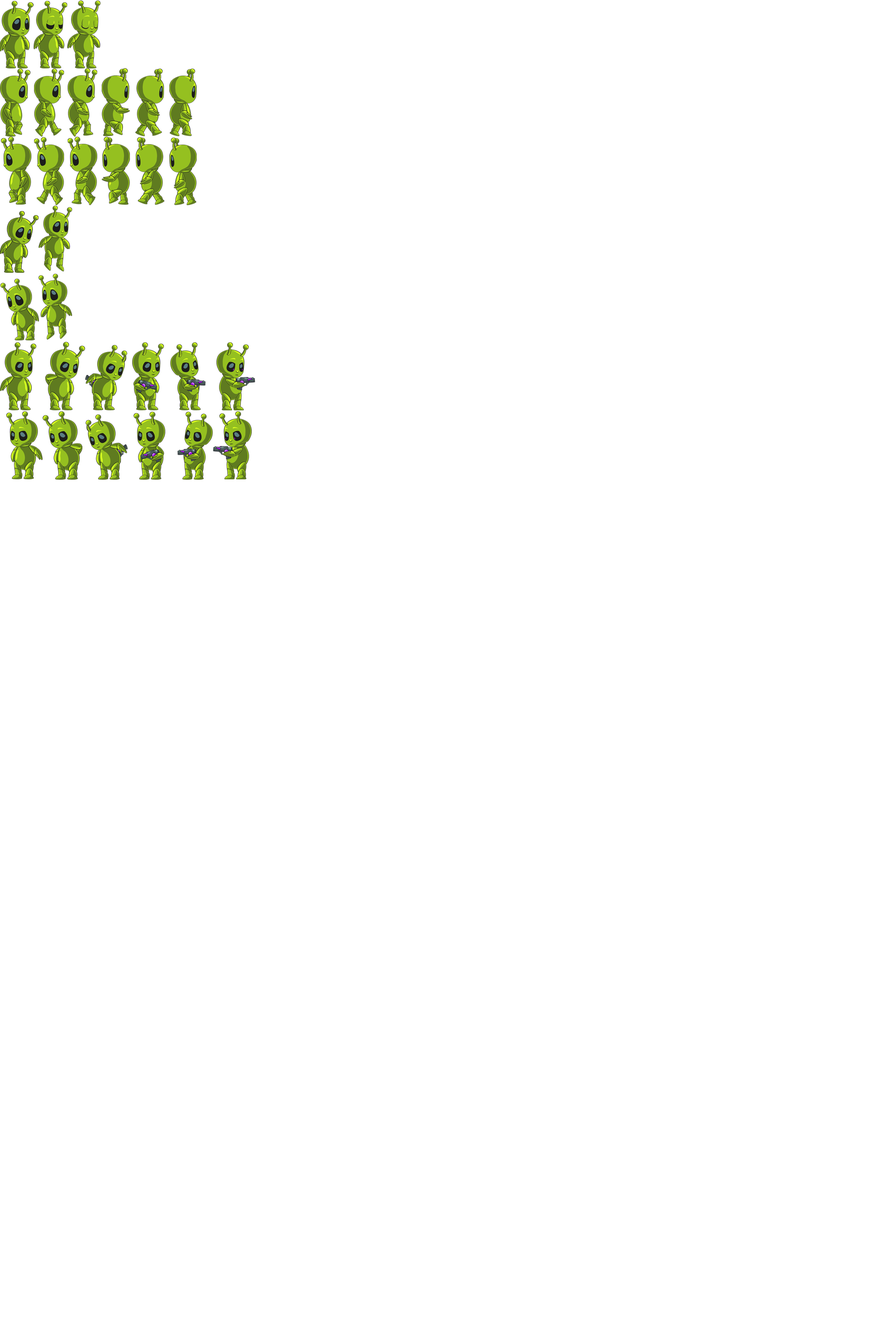
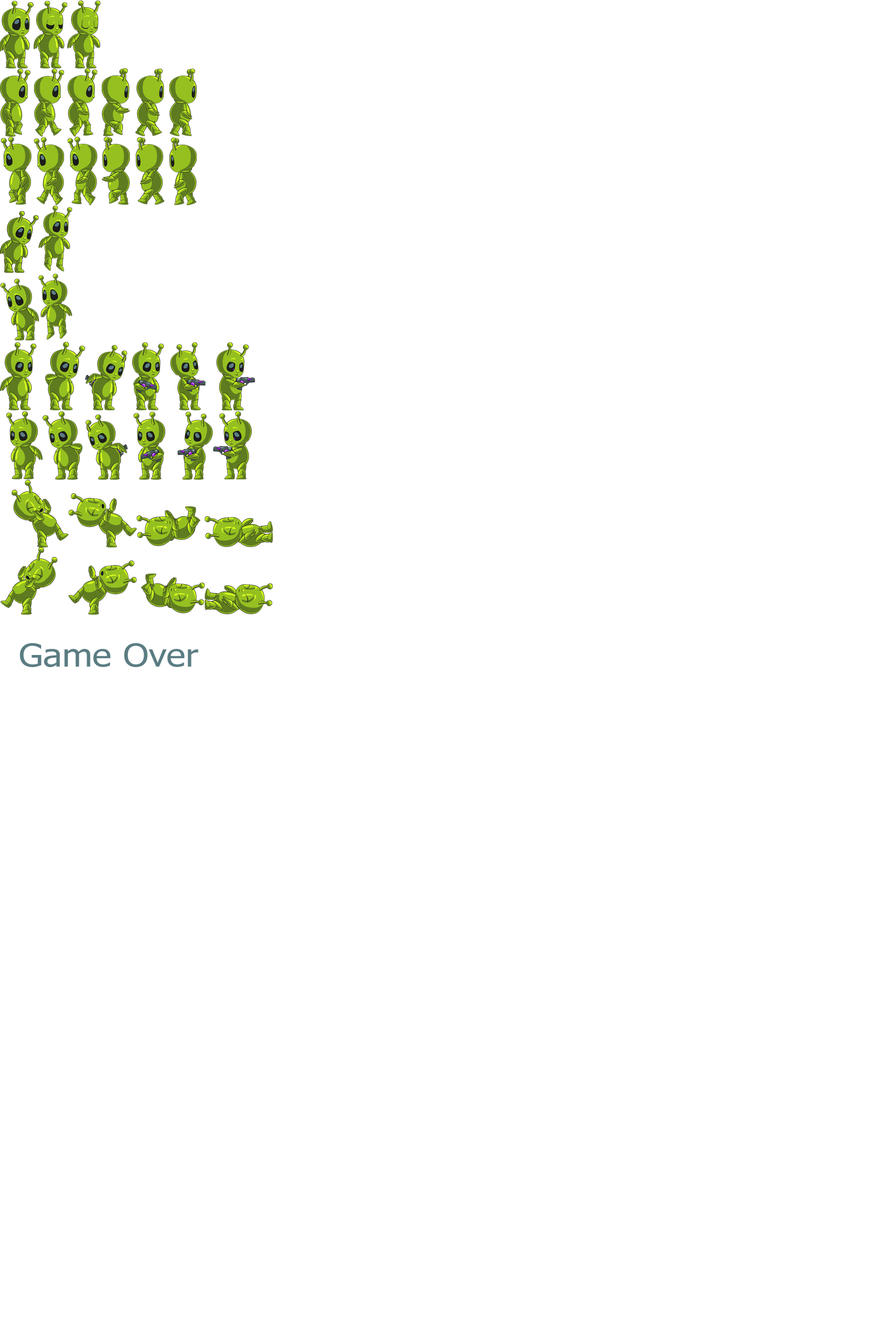
Before/after of a 896×1344 layered artwork. What changed in the layer stack:
added layer "Слой 84" above "Слой 86" over [204, 583, 273, 614]
added layer "Слой 86" above "Слой 85" over [19, 642, 199, 667]
added layer "Слой 82" above "Слой 81" over [204, 515, 273, 547]
added layer "Слой 80" above "Слой 79" over [141, 573, 205, 614]
added layer "Слой 78" above "Слой 77" over [136, 506, 201, 546]
added layer "Слой 76" above "Слой 75" over [68, 560, 137, 615]
added layer "Слой 74" above "Слой 73" over [68, 493, 137, 548]
added layer "Слой 72" above "Слой 71" over [0, 546, 58, 615]
added layer "Слой 70" above "Слой 69" over [11, 479, 69, 548]
